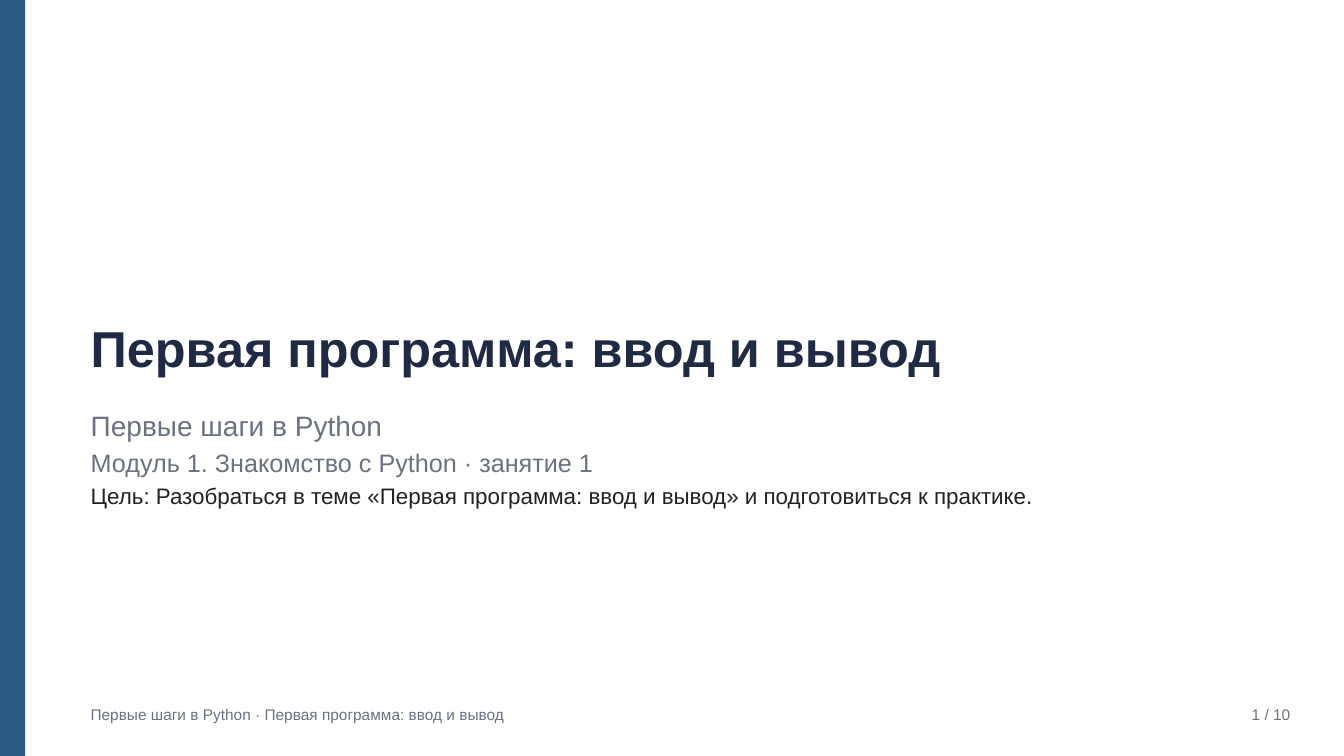
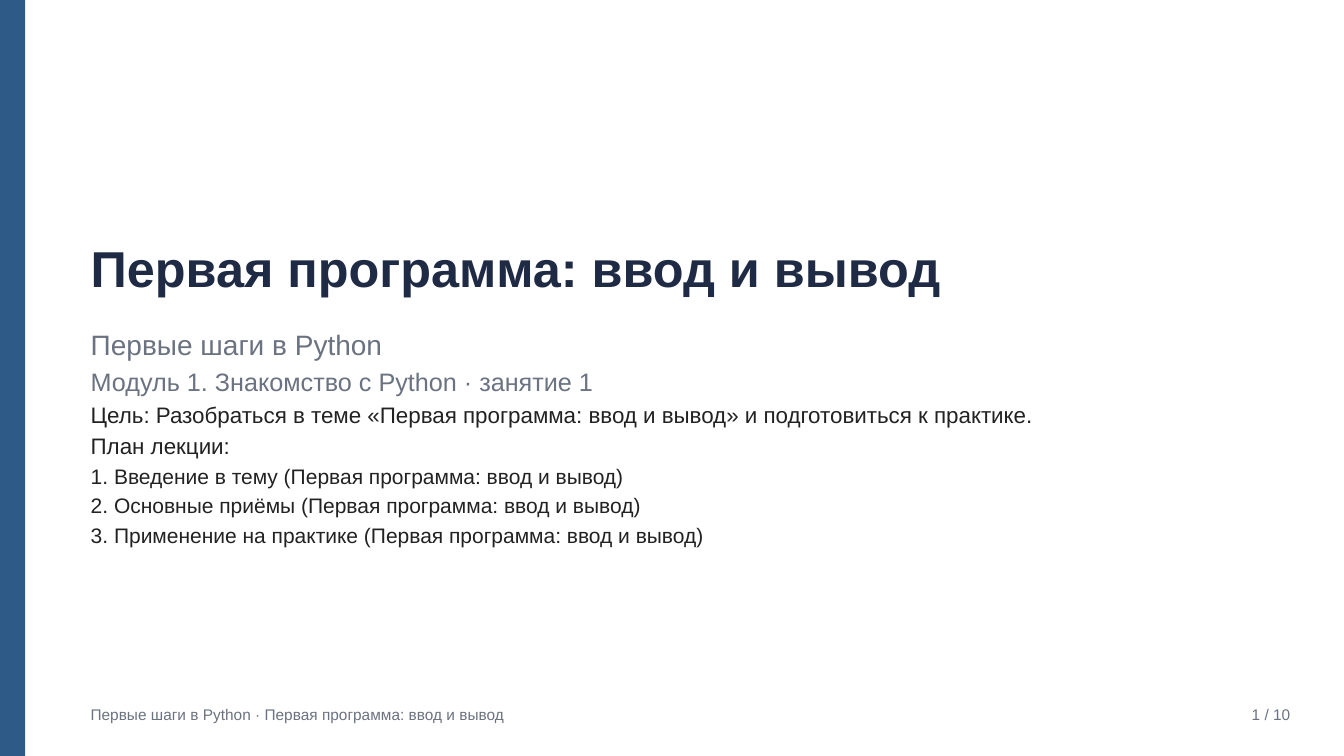
Before and after one commit to Turbo-Ananasik5362/hakaton, a slide deck: slide 1 of eval/samples/q1/slides.pptx. Drawn at 1344x756 pixels with LibreOffice and Linux fonts; fonts in the diff are those of the drawing. Boxes give left, top, right and bottom in pixels: in the first picture for what was removed or moved away, otherwise in the second. Text is boxed around its words. In the diff, an @@ line names an element or a change of style, - is before the commit and + after.

```diff
--- a/eval/samples/q1/slides.pptx
+++ b/eval/samples/q1/slides.pptx
@@ title "Первая программа: ввод и вывод": place and size @@
-title "Первая программа: ввод и вывод" at [91,332,940,377]
+title "Первая программа: ввод и вывод" at [91,252,940,297]
@@ subtitle "Первые шаги в Python": place and size @@
-subtitle "Первые шаги в Python" at [91,415,1032,509]
+subtitle "Первые шаги в Python" at [91,334,1032,547]
@@ subtitle at [91,438,704,547]: paragraphs added @@
+План лекции:
+1. Введение в тему (Первая программа: ввод и вывод)
+2. Основные приёмы (Первая программа: ввод и вывод)
+3. Применение на практике (Первая программа: ввод и вывод)
```
Also in this commit, not shown: 1 other slide changed, 58 other files.
